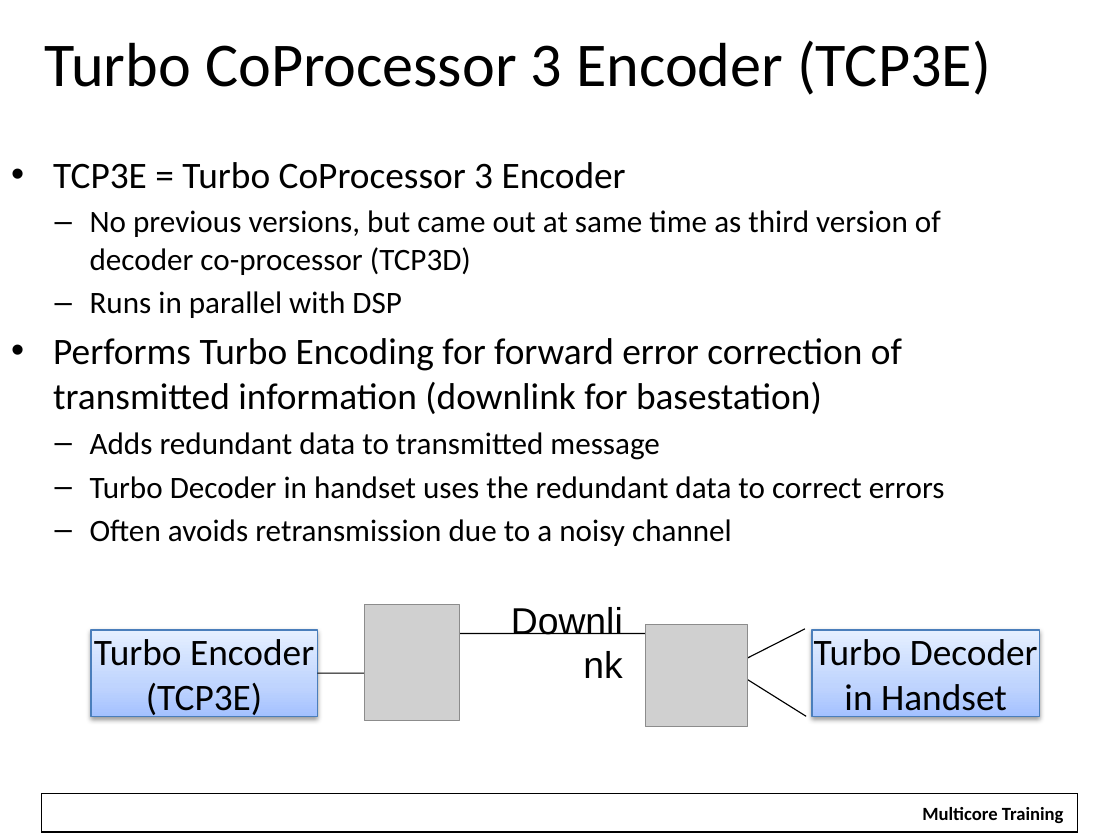
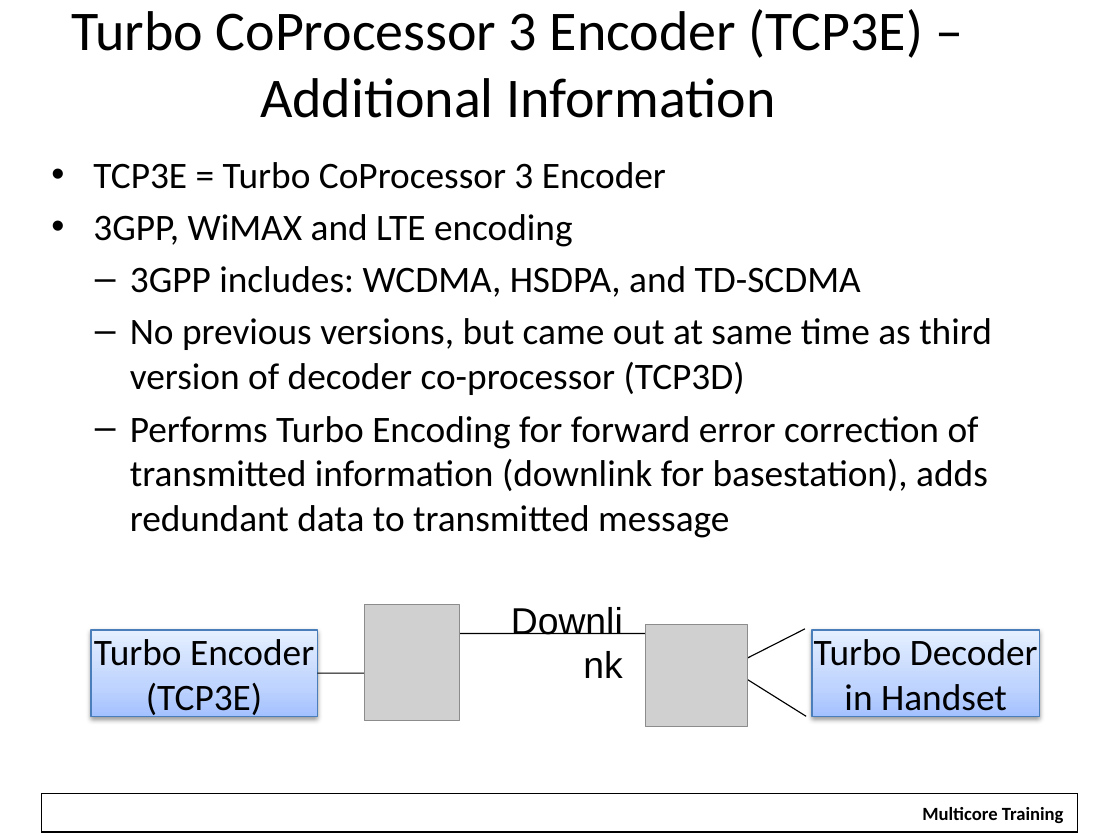
Before and after one commit to hari1989/keystone-workshop, a slide deck: slide 32 of slides/KeyStone Overview.pptx (slide 51 before the commit). Drawn at 1120x840 pixels with LibreOffice and Linux fonts; fonts in the diff are those of the drawing; grey boxes stand for pictures; background and template pictures are left out. Boxes give left, top, right and bottom in pixels: in the first picture for what was removed or moved away, otherwise in the second. Text is boxed around its words. In the diff, an @@ line names an element or a change of style, - is before the commit and + after.

```diff
--- a/slides/KeyStone Overview.pptx
+++ b/slides/KeyStone Overview.pptx
@@ title at box(71, 9, 923, 118): text changed; size 40 to 36 pt @@
-Turbo CoProcessor 3 Encoder (TCP3E)
+Turbo CoProcessor 3 Encoder (TCP3E) – Additional Information
@@ text "TCP3E = Turbo CoProcessor 3 ...": place and size @@
-text "TCP3E = Turbo CoProcessor 3 ..." at box(53, 162, 945, 546)
+text "TCP3E = Turbo CoProcessor 3 ..." at box(93, 162, 992, 538)
@@ text at box(93, 214, 861, 297): paragraphs added @@
+• 3GPP, WiMAX and LTE encoding
+  – 3GPP includes: WCDMA, HSDPA, and TD-SCDMA
@@ text at box(130, 318, 992, 395): size 20 to 24 pt in "No previous versions, but came out at ..." @@
@@ text at box(130, 416, 988, 538): text changed; size 20 to 24 pt @@
-  – Runs in parallel with DSP
-• Performs Turbo Encoding for forward error correction of transmitted information (downlink for basestation)
-  – Adds redundant data to transmitted message
-  – Turbo Decoder in handset uses the redundant data to correct errors
-  – Often avoids retransmission due to a noisy channel
+  – Performs Turbo Encoding for forward error correction of transmitted information (downlink for basestation), adds redundant data to transmitted message
```
Also in this commit, not shown: 28 other slides changed, 1 slide added, 29 slides removed.
